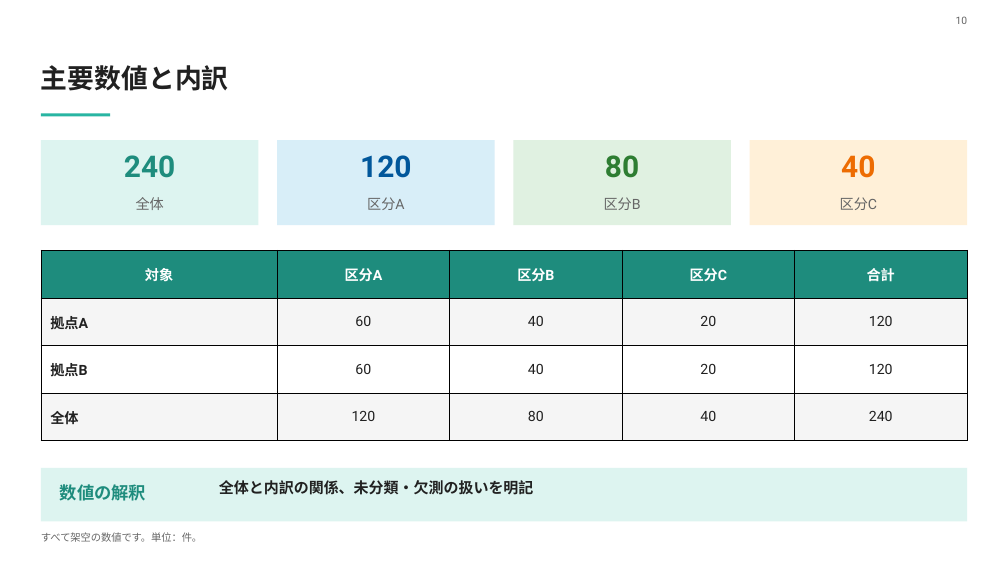
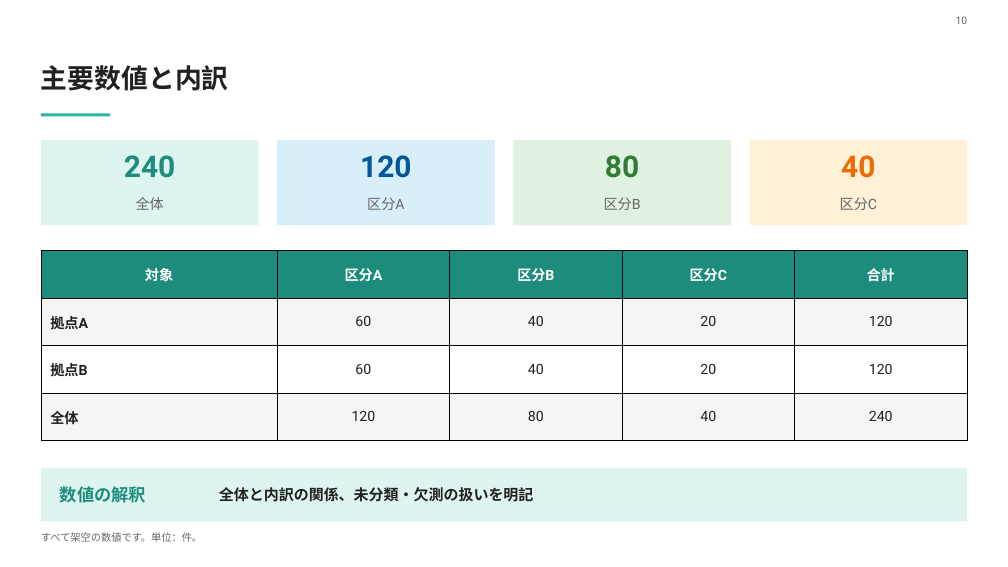
Before and after one commit to kutzoa-kk/dotfiles, a slide deck: slide 10 of dotdir/.claude/skills/mclab-slide-design/assets/reference.pptx. Drawn at 1008x567 pixels with LibreOffice and Linux fonts; fonts in the diff are those of the drawing. Boxes give left, top, right and bottom in pixels: in the first picture for what was removed or moved away, otherwise in the second. Text is boxed around its words. In the diff, an @@ line names an element or a change of style, - is before the commit and + after.

```diff
--- a/dotdir/.claude/skills/mclab-slide-design/assets/reference.pptx
+++ b/dotdir/.claude/skills/mclab-slide-design/assets/reference.pptx
@@ text "数値の解釈": place and size @@
-text "数値の解釈" at (60,484,146,501)
+text "数値の解釈" at (41,468,967,522)
@@ text "数値の解釈" at (41,468,967,522): vertical alignment top to middle; fill none to #DDF4F0 @@
@@ rectangle removed at (41,468,967,522) @@
@@ text "全体と内訳の関係、未分類・欠測の扱いを明記": place and size @@
-text "全体と内訳の関係、未分類・欠測の扱いを明記" at (219,480,534,495)
+text "全体と内訳の関係、未分類・欠測の扱いを明記" at (219,487,534,502)
@@ text "全体と内訳の関係、未分類・欠測の扱いを明記" at (219,487,534,502): vertical alignment top to middle @@
```
Also in this commit, not shown: 13 other slides changed, 6 other files.
